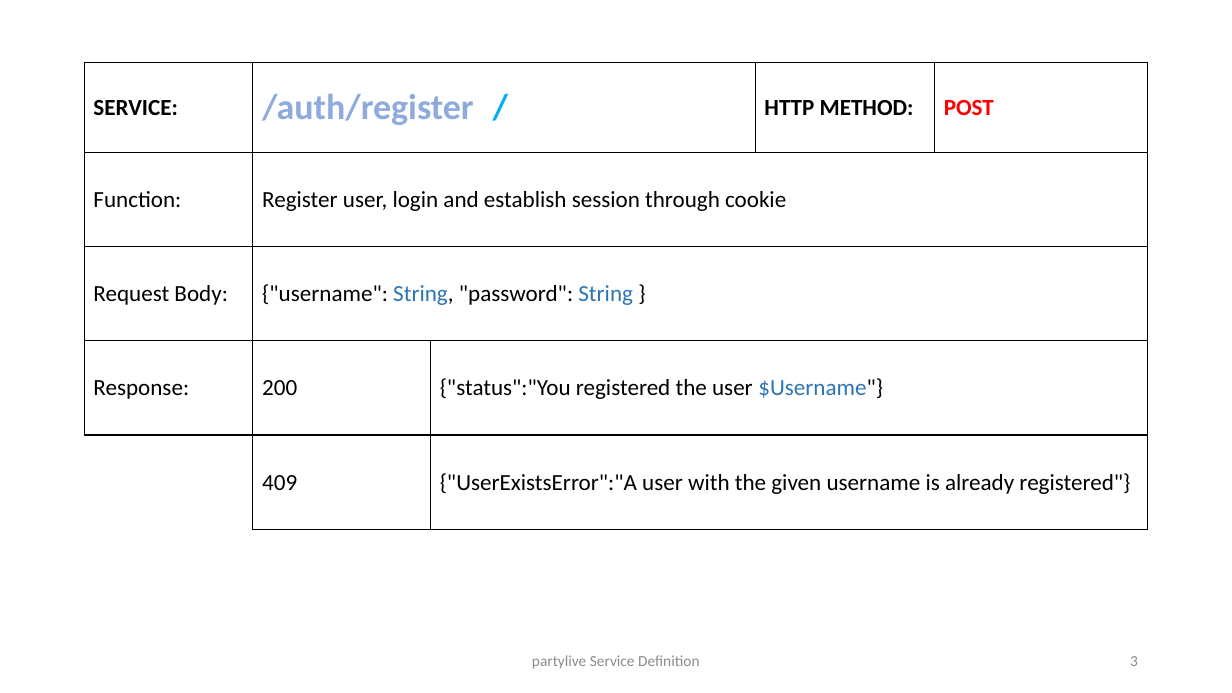
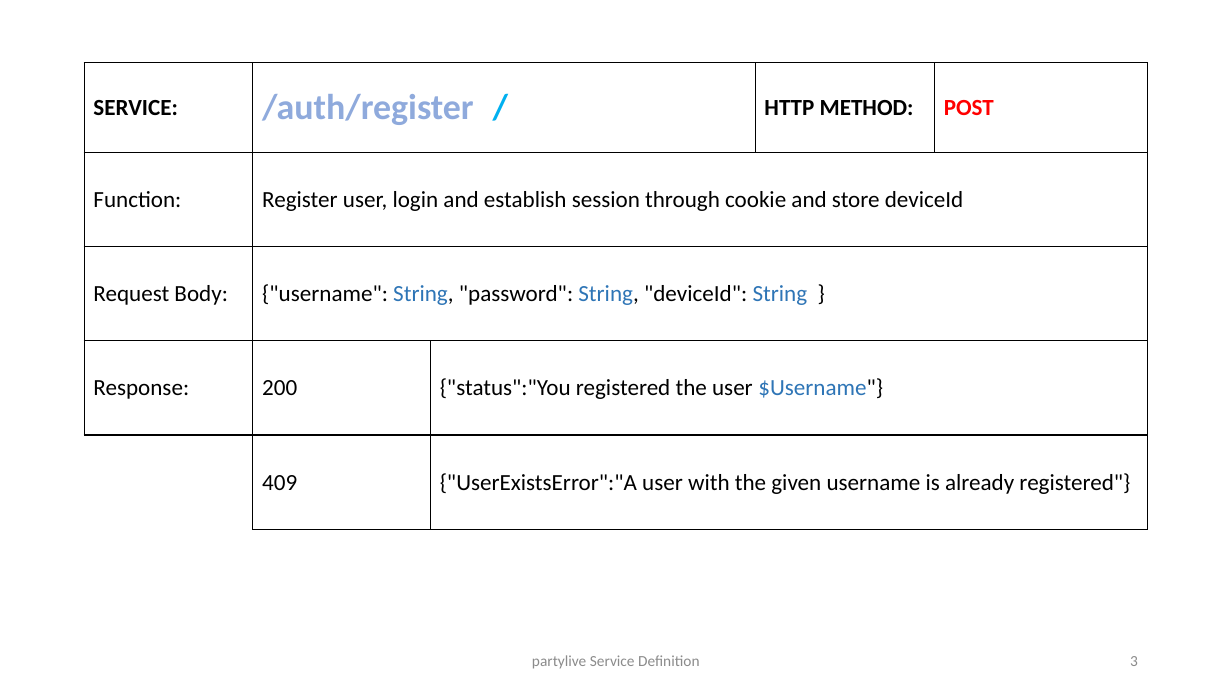
Before and after one commit to mschlechtinger/partylive, a slide deck: slide 3 of Service Definition.pptx. Drawn at 1232x693 pixels with LibreOffice and Linux fonts; fonts in the diff are those of the drawing. Boxes give left, top, right and bottom in pixels: in the first picture for what was removed or moved away, otherwise in the second. Text is boxed around its words. In the diff, an @@ line names an element or a change of style, - is before the commit and + after.

Commit message:
created new route (.../auth/deviceIdChanged), changed Service Definition, added deviceId to .../auth/register, added new route to index.js, bug-fix in .../events/allEvents

```diff
--- a/Service Definition.pptx
+++ b/Service Definition.pptx
@@ table at [84,63,1147,530] @@
-row 2, column 2: Register user, login and establish session through cookie
+row 2, column 2: Register user, login and establish session through cookie and store deviceId
@@ row 3, column 2: "{"username": String, "password": String }" to "{"username": String, "password": String, "deviceId": String }" @@
```
Also in this commit, not shown: 1 other slide changed, 1 slide added, 4 other files.
